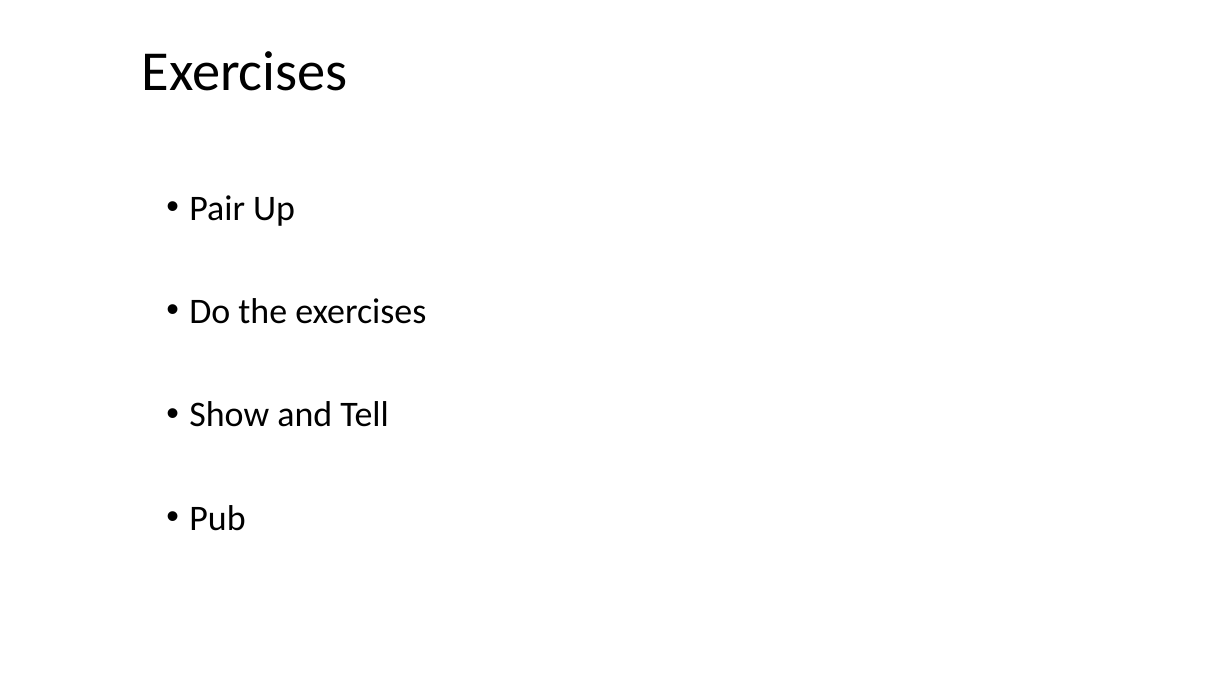
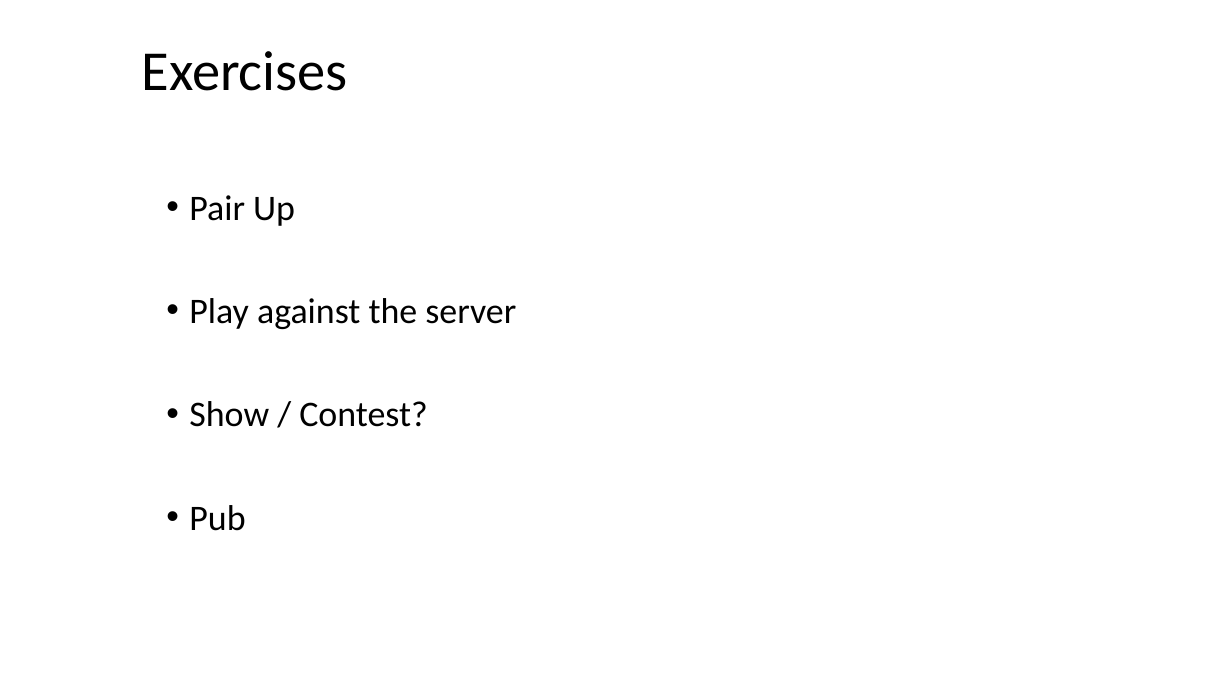
Before and after one commit to YorkCodeDojo/Connect4, a slide deck: slide 15 of Connect4.pptx (slide 7 before the commit). Drawn at 1232x693 pixels with LibreOffice and Linux fonts; fonts in the diff are those of the drawing; background and template pictures are left out. Boxes give left, top, right and bottom in pixels: in the first picture for what was removed or moved away, otherwise in the second. Text is boxed around its words. In the diff, an @@ line names an element or a change of style, - is before the commit and + after.

```diff
--- a/Connect4.pptx
+++ b/Connect4.pptx
@@ text at <box>189,298,516,427</box>: text changed @@
-• Do the exercises
-• Show and Tell
+• Play against the server
+• Show / Contest?
```
Also in this commit, not shown: 3 other slides changed, 8 slides added, 6 other files.
